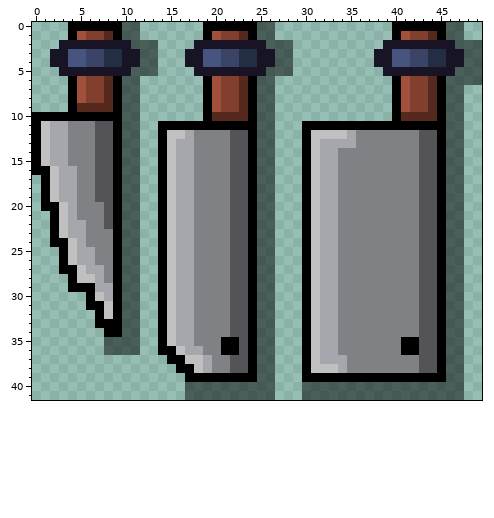
Pixel-art sprite -- Assets/Art/1. Farm/Cuchillos.png. Above: the version before the commit.
The file is 50x42 pixels.
Once edited:
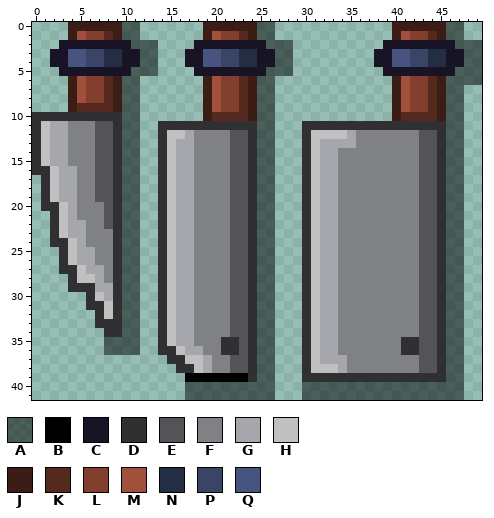
Palette (. is transparent): A #00000080  B #000000  C #181425  D #303033  E #545358  F #808185  G #a5a7ac  H #c0c0c0  J #3b1d15  K #56291e  L #823f2e  M #a1503b  N #232e44  P #3a4467  Q #475480
What changed:
y 0: x 4..9 BBBBBB -> JJJJJJ; x 19..24 BBBBBB -> JJJJJJ; x 40..45 BBBBBB -> JJJJJJ
y 1: x 4 B -> J; x 9 B -> J; x 19 B -> J; x 24 B -> J; x 40 B -> J; x 45 B -> J
y 6..9: x 4 B -> J; x 9 B -> J; x 19 B -> J; x 24 B -> J; x 40 B -> J; x 45 B -> J
y 10: x 0..9 BBBBBBBBBB -> DDDDDDDDDD; x 19 B -> J; x 24 B -> J; x 40 B -> J; x 45 B -> J
y 11: x 0 B -> D; x 9 B -> D; x 14..24 BBBBBBBBBBB -> DDDDDDDDDDD; x 30..45 BBBBBBBBBBBBBBBB -> DDDDDDDDDDDDDDDD
y 12..15: x 0 B -> D; x 9 B -> D; x 14 B -> D; x 24 B -> D; x 30 B -> D; x 45 B -> D
y 16: x 0..1 BB -> DD; x 9 B -> D; x 14 B -> D; x 24 B -> D; x 30 B -> D; x 45 B -> D
y 17..19: x 1 B -> D; x 9 B -> D; x 14 B -> D; x 24 B -> D; x 30 B -> D; x 45 B -> D
y 20: x 1..2 BB -> DD; x 9 B -> D; x 14 B -> D; x 24 B -> D; x 30 B -> D; x 45 B -> D
y 21..23: x 2 B -> D; x 9 B -> D; x 14 B -> D; x 24 B -> D; x 30 B -> D; x 45 B -> D
y 24: x 2..3 BB -> DD; x 9 B -> D; x 14 B -> D; x 24 B -> D; x 30 B -> D; x 45 B -> D
y 25..26: x 3 B -> D; x 9 B -> D; x 14 B -> D; x 24 B -> D; x 30 B -> D; x 45 B -> D
y 27: x 3..4 BB -> DD; x 9 B -> D; x 14 B -> D; x 24 B -> D; x 30 B -> D; x 45 B -> D
y 28: x 4 B -> D; x 9 B -> D; x 14 B -> D; x 24 B -> D; x 30 B -> D; x 45 B -> D
y 29: x 4..6 BBB -> DDD; x 9 B -> D; x 14 B -> D; x 24 B -> D; x 30 B -> D; x 45 B -> D
y 30: x 6 B -> D; x 9 B -> D; x 14 B -> D; x 24 B -> D; x 30 B -> D; x 45 B -> D
y 31: x 6..7 BB -> DD; x 9 B -> D; x 14 B -> D; x 24 B -> D; x 30 B -> D; x 45 B -> D
y 32: x 7 B -> D; x 9 B -> D; x 14 B -> D; x 24 B -> D; x 30 B -> D; x 45 B -> D
y 33: x 7..9 BBB -> DDD; x 14 B -> D; x 24 B -> D; x 30 B -> D; x 45 B -> D
y 34: x 8..9 BB -> DD; x 14 B -> D; x 24 B -> D; x 30 B -> D; x 45 B -> D
y 35: x 14 B -> D; x 21..22 BB -> DD; x 24 B -> D; x 30 B -> D; x 41..42 BB -> DD; x 45 B -> D
y 36: x 14..15 BB -> DD; x 21..22 BB -> DD; x 24 B -> D; x 30 B -> D; x 41..42 BB -> DD; x 45 B -> D
y 37: x 15..16 BB -> DD; x 24 B -> D; x 30 B -> D; x 45 B -> D
y 38: x 16..17 BB -> DD; x 24 B -> D; x 30 B -> D; x 45 B -> D
y 39: x 24 B -> D; x 30..45 BBBBBBBBBBBBBBBB -> DDDDDDDDDDDDDDDD
Where, in picture pixels (left, top, right, bottom), the same in both pictures:
changed: (68, 22, 122, 40)
changed: (203, 22, 257, 40)
changed: (392, 22, 446, 40)
changed: (32, 76, 257, 382)
changed: (302, 76, 446, 382)
